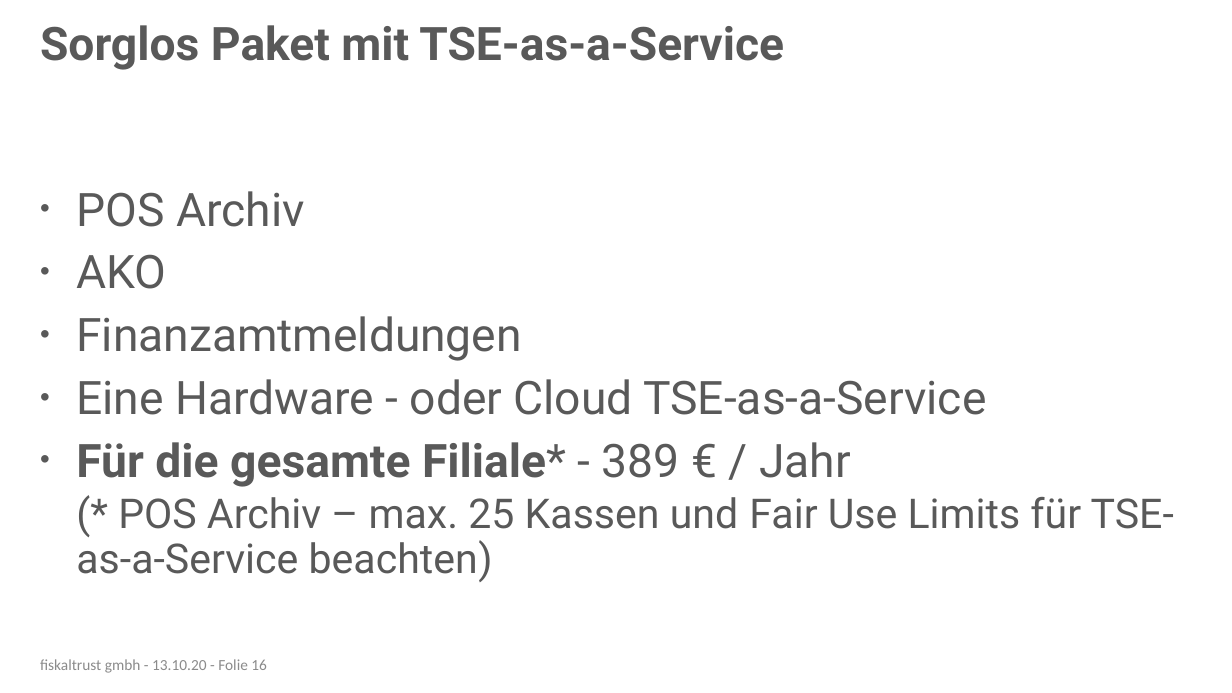
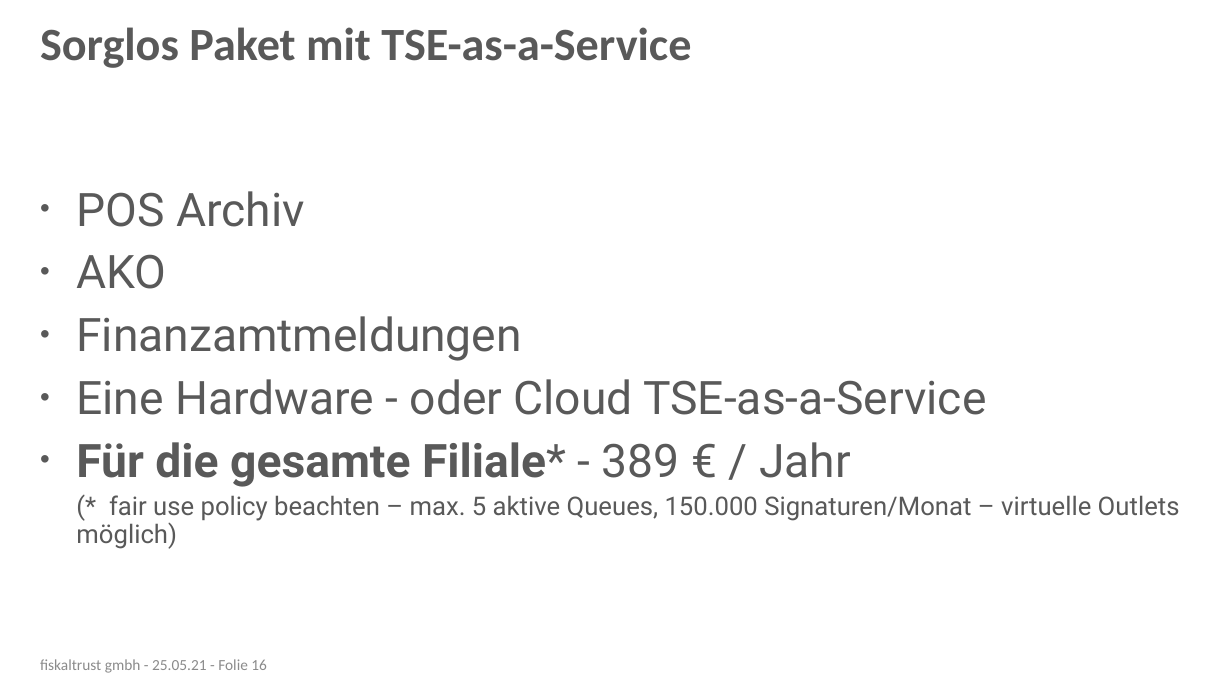
Before and after one commit to fiskaltrust/getting-started, a slide deck: slide 16 of posdealers/presentations/sales/media/posdealer-sales-rollout.pptx. Drawn at 1232x693 pixels with LibreOffice and Linux fonts; fonts in the diff are those of the drawing; background and template pictures are left out. Boxes give left, top, right and bottom in pixels: in the first picture for what was removed or moved away, otherwise in the second. Text is boxed around its words. In the diff, an @@ line names an element or a change of style, - is before the commit and + after.

```diff
--- a/posdealers/presentations/sales/media/posdealer-sales-rollout.pptx
+++ b/posdealers/presentations/sales/media/posdealer-sales-rollout.pptx
@@ title "Sorglos Paket mit TSE-as-a-Service" at box(40, 27, 691, 68): font Roboto to Calibri @@
@@ text at box(76, 495, 1180, 549): text changed; size 32 to 20 pt @@
-  (* POS Archiv – max. 25 Kassen und Fair Use Limits für TSE-as-a-Service beachten)
+  (* fair use policy beachten – max. 5 aktive Queues, 150.000 Signaturen/Monat – virtuelle Outlets möglich)
@@ text at box(40, 659, 267, 673): text changed @@
-fiskaltrust gmbh - 13.10.20 - Folie 16
+fiskaltrust gmbh - 25.05.21 - Folie 16
```
Also in this commit, not shown: 17 other slides changed, 10 other files.
